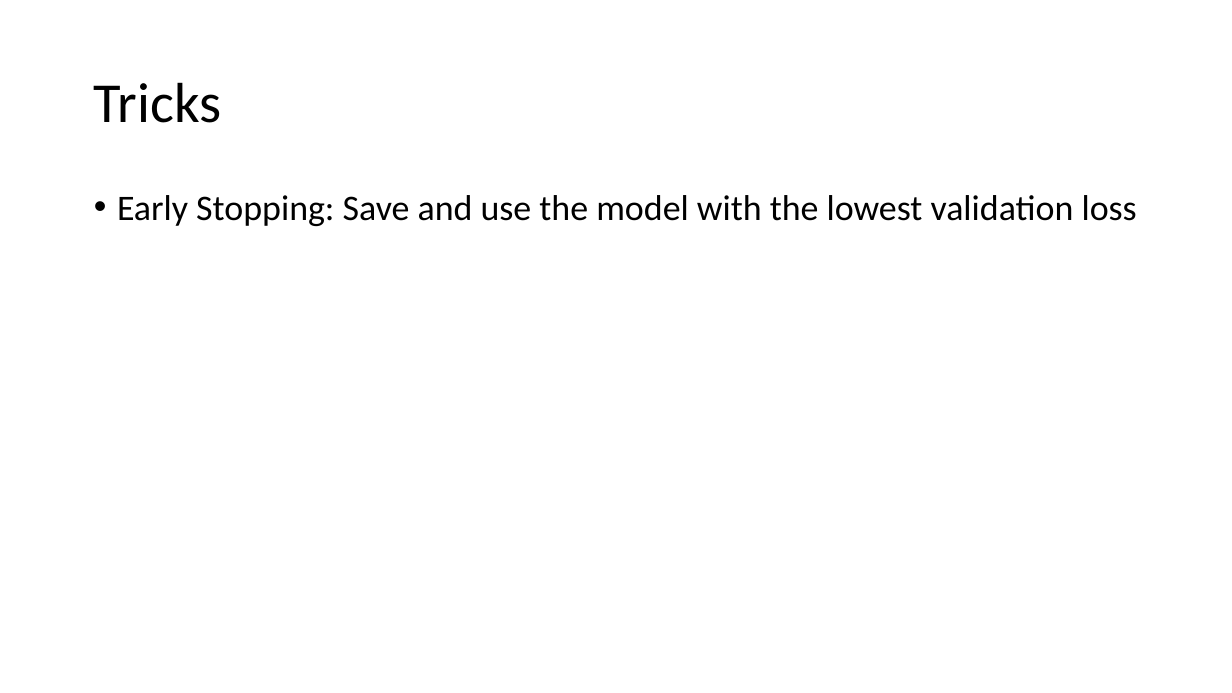
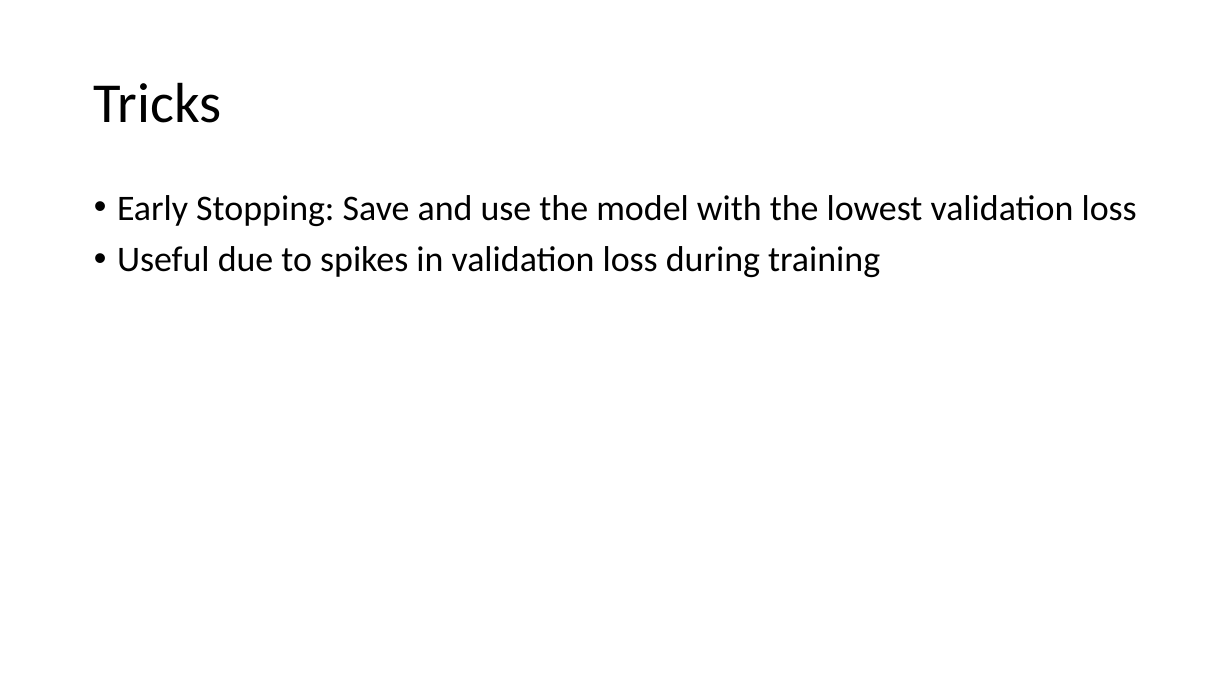
Before and after one commit to DanielY1783/deep_learning_medical_imaging, a slide deck: slide 6 of homework/assignment2/presentation/Yan_yand1.pptx. Drawn at 1232x693 pixels with LibreOffice and Linux fonts; fonts in the diff are those of the drawing. Boxes give left, top, right and bottom in pixels: in the first picture for what was removed or moved away, otherwise in the second. Text is boxed around its words. In the diff, an @@ line names an element or a change of style, - is before the commit and + after.

```diff
--- a/homework/assignment2/presentation/Yan_yand1.pptx
+++ b/homework/assignment2/presentation/Yan_yand1.pptx
@@ text at (x1=117, y1=246, x2=880, y2=277): paragraph added @@
+• Useful due to spikes in validation loss during training
```
Also in this commit, not shown: 3 other slides changed, 5 slides added, 1 slide removed, 25 other files.
